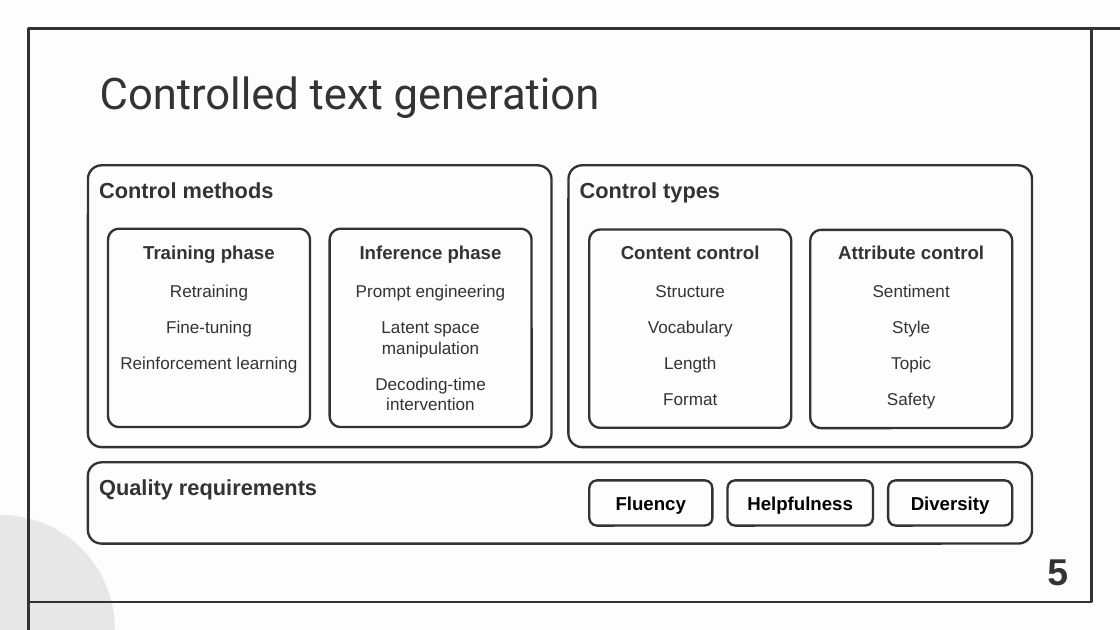
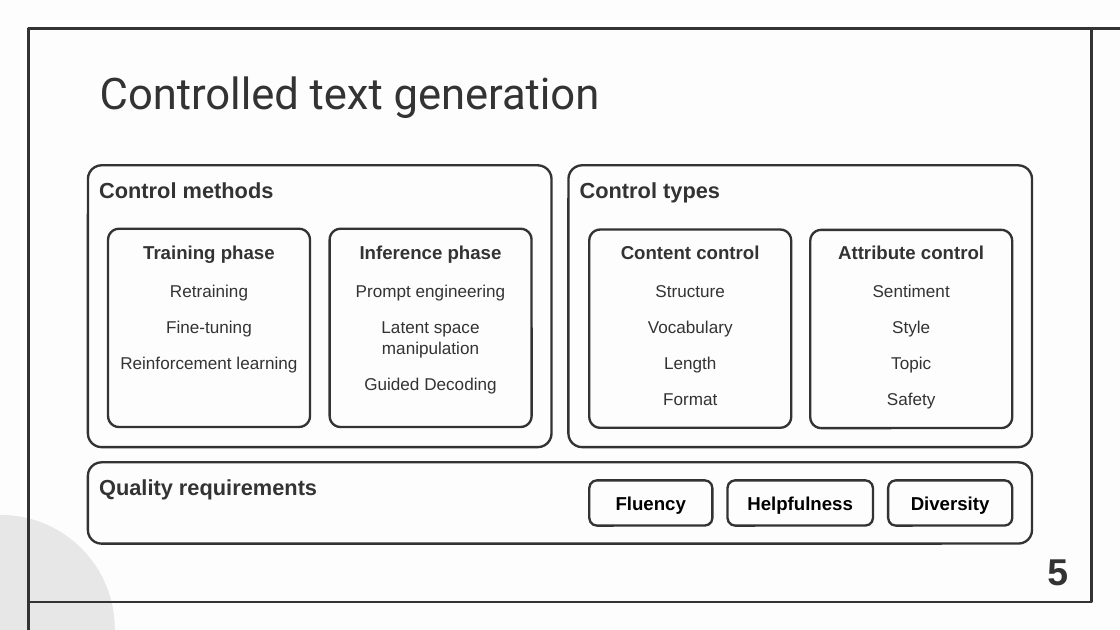
Before and after one commit to DanielFerreira011102/BLS, a slide deck: slide 5 of portfolio/static/documents/PDE_Final.pptx. Drawn at 1120x630 pixels with LibreOffice and Linux fonts; fonts in the diff are those of the drawing. Boxes give left, top, right and bottom in pixels: in the first picture for what was removed or moved away, otherwise in the second. Text is boxed around its words. In the diff, an @@ line names an element or a change of style, - is before the commit and + after.

```diff
--- a/portfolio/static/documents/PDE_Final.pptx
+++ b/portfolio/static/documents/PDE_Final.pptx
@@ text at [364,377,496,394]: text changed @@
-Decoding-time intervention
+Guided Decoding
```
Also in this commit, not shown: 1 other slide changed, 1 slide removed, 4 other files.
